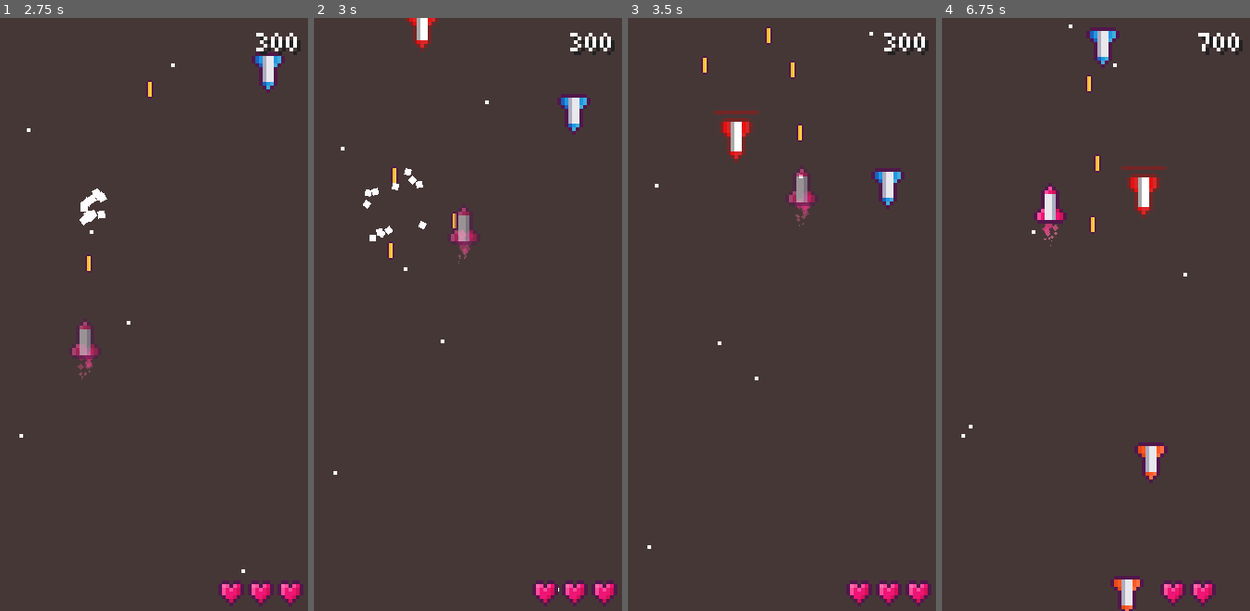
Above: before the commit, frames 1-4 (left to right).
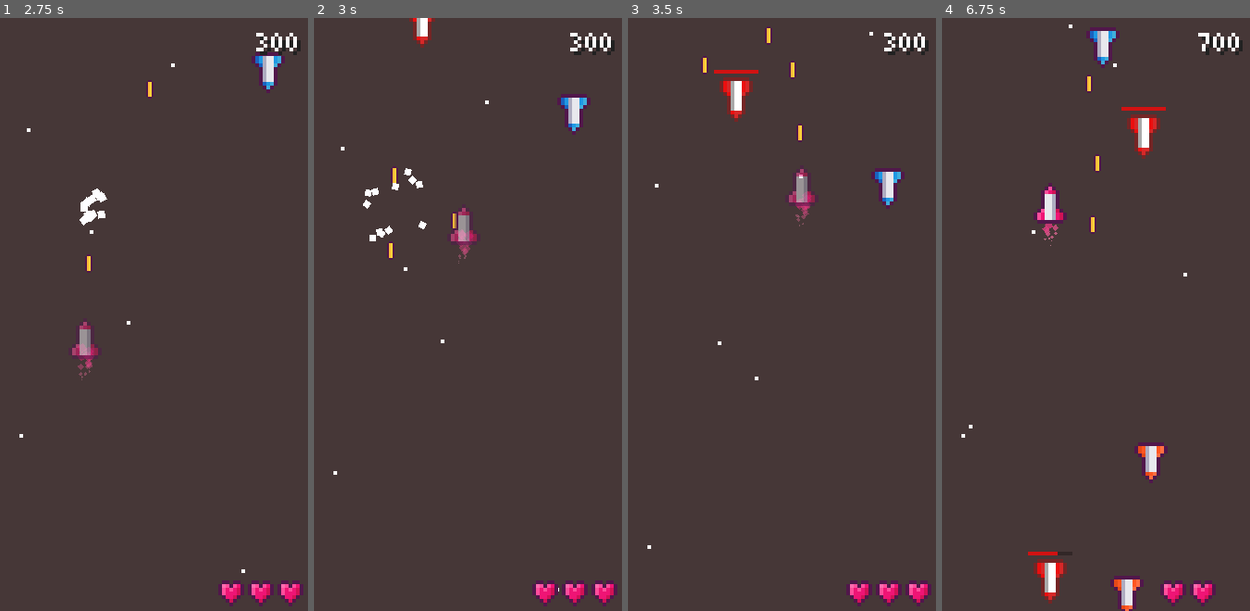
Above: after the commit, the same moments.

Repository: xinyer/game-spaceshooter
Game: Godot game, scene res://scene/Main.tscn
Same seed, same stepped clock (60 frames per second), same inputs: the game is played once before the commit and once after it.
Inputs (mouse positions are in pixels of both pictures, inside the frame that each line leads up to):
- Up to frame 1 (2.75 s): click "START" at 0.5 s; move the mouse to (215, 284) at 1.27 s; move the mouse to (73, 344) at 2.02 s
- Up to frame 2 (3 s): move the mouse to (489, 184) at 2.77 s
- Up to frame 3 (3.5 s): no input
- Up to frame 4 (6.75 s): move the mouse to (1068, 433) at 3.52 s; move the mouse to (1182, 403) at 4.27 s; move the mouse to (985, 225) at 5.02 s; move the mouse to (1099, 314) at 5.77 s; move the mouse to (1034, 166) at 6.52 s

Frame 1 is identical in both runs. In frame 2, 0.2% of the frame differs, in the area x 29-41%, y 0-6%; in frame 3, 1.2%; in frame 4, 1.8%, in the area x 27-73%, y 15-99%.

Commit message:
Add reward enemy with blood bar

Diff:
--- /dev/null
+++ b/scene/Reward.gd
@@ -0,0 +1,40 @@
+extends Sprite
+
+var speed = 40
+var health = 5
+var point = 100
+
+var destory_particles = preload("res://scene/EnemyDestoryParticles.tscn")
+
+signal node_instance(destroy_paticles, position)
+
+
+func _ready():
+	if Global.world != null:
+		connect("node_instance", Global.world, "_node_instance")
+
+#	if $BloodProgressBar != null:
+#		$BloodProgressBar.max_value = health
+	pass
+
+
+func _process(delta):
+	global_position.y += speed * delta
+	$BloodProgressBar.value = health
+
+	if global_position.y > 200:
+		queue_free()
+	pass
+
+
+func _on_HitBox_area_entered(area):
+	if area.is_in_group("Bullet") or area.is_in_group("Player"):
+		health -= 1
+		if health <= 0:
+			AudioManager.play("Explosion")
+			emit_signal("node_instance", destory_particles, global_position)
+			if Global.camera != null:
+				Global.camera.small_shake()
+			Global.score += point
+			queue_free()
+	pass
--- /dev/null
+++ b/scene/Reward.tscn
@@ -0,0 +1,40 @@
+[gd_scene load_steps=6 format=2]
+
+[ext_resource path="res://assets/RewardEnemy.png" type="Texture" id=1]
+[ext_resource path="res://scene/Reward.gd" type="Script" id=2]
+
+[sub_resource type="RectangleShape2D" id=1]
+extents = Vector2( 4, 6 )
+
+[sub_resource type="StyleBoxLine" id=2]
+color = Color( 0.823529, 0.0745098, 0.0745098, 1 )
+
+[sub_resource type="StyleBoxLine" id=3]
+color = Color( 0, 0, 0, 0.290196 )
+
+[node name="Reward" type="Sprite"]
+texture = ExtResource( 1 )
+script = ExtResource( 2 )
+
+[node name="HitBox" type="Area2D" parent="."]
+collision_layer = 4
+collision_mask = 3
+
+[node name="CollisionShape2D" type="CollisionShape2D" parent="HitBox"]
+shape = SubResource( 1 )
+
+[node name="BloodProgressBar" type="ProgressBar" parent="."]
+margin_left = -5.0
+margin_top = -8.0
+margin_right = 5.0
+margin_bottom = -6.0
+custom_styles/fg = SubResource( 2 )
+custom_styles/bg = SubResource( 3 )
+max_value = 5.0
+step = 1.0
+value = 5.0
+percent_visible = false
+__meta__ = {
+"_edit_use_anchors_": false
+}
+[connection signal="area_entered" from="HitBox" to="." method="_on_HitBox_area_entered"]
--- a/scene/RewardEnemy.tscn
+++ /dev/null
@@ -1,33 +0,0 @@
-[gd_scene load_steps=5 format=2]
-
-[ext_resource path="res://scene/Enemy3.tscn" type="PackedScene" id=1]
-[ext_resource path="res://assets/RewardEnemy.png" type="Texture" id=2]
-
-[sub_resource type="StyleBoxLine" id=3]
-color = Color( 0.462745, 0.14902, 0.14902, 1 )
-
-[sub_resource type="StyleBoxLine" id=2]
-color = Color( 0.309804, 0.290196, 0.290196, 1 )
-
-[node name="Enemy" instance=ExtResource( 1 )]
-position = Vector2( 24, 9 )
-rotation = 0.0
-texture = ExtResource( 2 )
-health = 5
-
-[node name="BloodProgressBar" type="ProgressBar" parent="." index="1"]
-anchor_left = 0.5
-anchor_right = 0.5
-margin_left = -9.0
-margin_top = -8.0
-margin_right = 1.0
-margin_bottom = -6.0
-custom_styles/fg = SubResource( 3 )
-custom_styles/bg = SubResource( 2 )
-max_value = 10.0
-step = 1.0
-value = 5.0
-percent_visible = false
-__meta__ = {
-"_edit_use_anchors_": false
-}
--- /dev/null
+++ b/script/RewardEnemy.gd
@@ -0,0 +1,40 @@
+extends Sprite
+
+var speed = 40
+var point = 100
+var health = 5
+
+
+var destory_particles = preload("res://scene/EnemyDestoryParticles.tscn")
+
+signal node_instance(destroy_paticles, position)
+
+
+#func _ready():
+#	if Global.world != null:
+#		connect("node_instance", Global.world, "_node_instance")
+#
+#	$BloodProgressBar.max_value = health
+#	pass
+
+func _process(delta):
+	global_position.y += speed * delta
+	$BloodProgressBar.value = health
+
+	if global_position.y > 200:
+		queue_free()
+	pass
+
+
+#func _on_Hitbox_area_entered(area):
+#	if area.is_in_group("Bullet") or area.is_in_group("Player"):
+#		print(health)
+#		health -= 1
+#		if health <= 0:
+#			AudioManager.play("Explosion")
+#			emit_signal("node_instance", destory_particles, global_position)
+#			if Global.camera != null:
+#				Global.camera.small_shake()
+#			Global.score += point
+#			queue_free()
+#	pass
--- a/script/World.gd
+++ b/script/World.gd
@@ -1,6 +1,6 @@
 extends Node2D
 
-var enemys = [preload("res://scene/Enemy1.tscn"), preload("res://scene/Enemy2.tscn"), preload("res://scene/Enemy3.tscn"), preload("res://scene/RewardEnemy.tscn")]
+var enemys = [preload("res://scene/Enemy1.tscn"), preload("res://scene/Enemy2.tscn"), preload("res://scene/Enemy3.tscn"), preload("res://scene/Reward.tscn")]
 
 
 func _ready():
